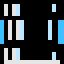
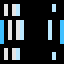
Comparing the layer stacks of the two w=64, h=64 images. Changes:
painted on "Pasted Layer" over [left=4, top=20, right=60, bottom=64]
